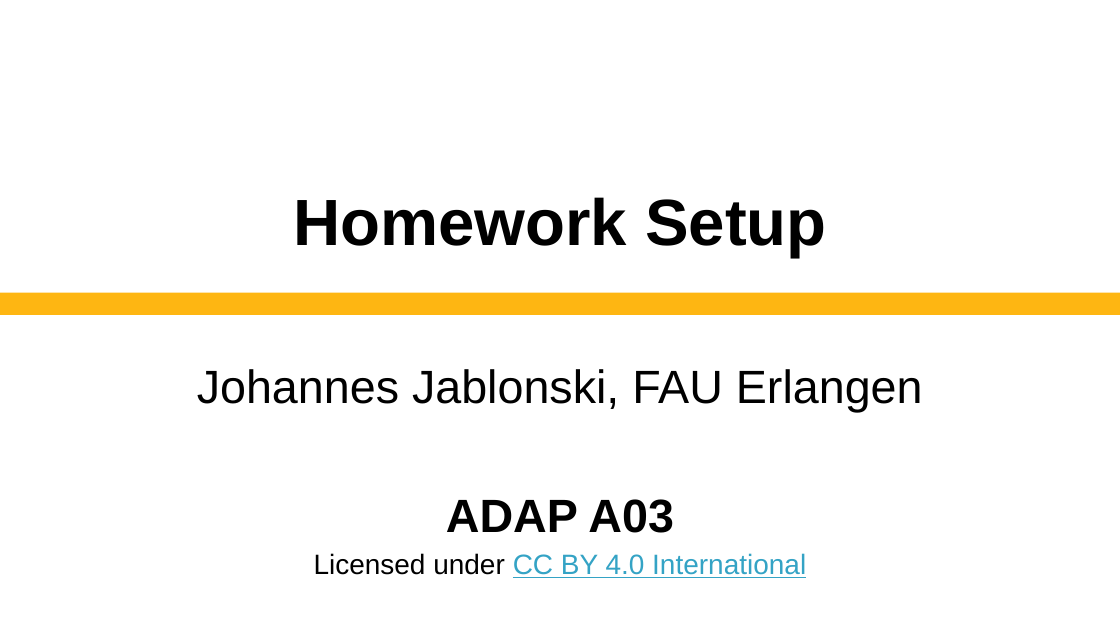
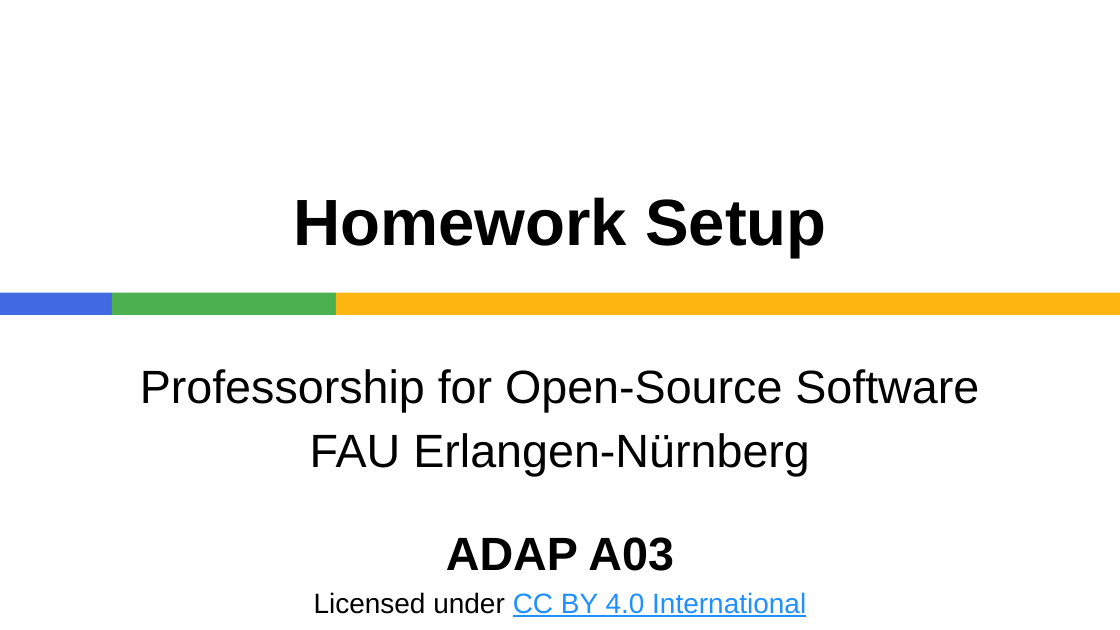
Before and after one commit to dirkriehle/adap-course, a slide deck: slide 1 of Lecture slides/ADAP A03 - Homework Setup.pptx. Drawn at 1120x630 pixels with LibreOffice and Linux fonts; fonts in the diff are those of the drawing. Boxes give left, top, right and bottom in pixels: in the first picture for what was removed or moved away, otherwise in the second. Text is boxed around its words. In the diff, an @@ line names an element or a change of style, - is before the commit and + after.

```diff
--- a/Lecture slides/ADAP A03 - Homework Setup.pptx
+++ b/Lecture slides/ADAP A03 - Homework Setup.pptx
@@ rectangle added at (0,292,112,315), fill #4169E1 @@
@@ rectangle added at (112,292,336,315), fill #4CAF50 @@
@@ rectangle: place and size @@
-rectangle at (0,292,1120,315)
+rectangle at (336,292,1120,315)
@@ subtitle at (140,369,979,476): text changed @@
-Johannes Jablonski, FAU Erlangen
+Professorship for Open-Source Software
+FAU Erlangen-Nürnberg
@@ subtitle at (314,592,806,617): text colour #34A3C5 to #1E90FF in "CC BY 4.0 International" @@
```
Also in this commit, not shown: 15 other slides changed, 1 other file.
